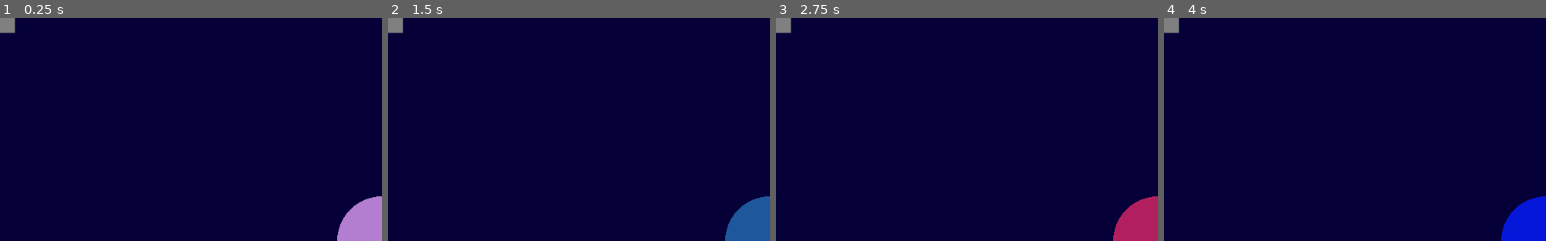
Above: before the commit, frames 1-4 (left to right).
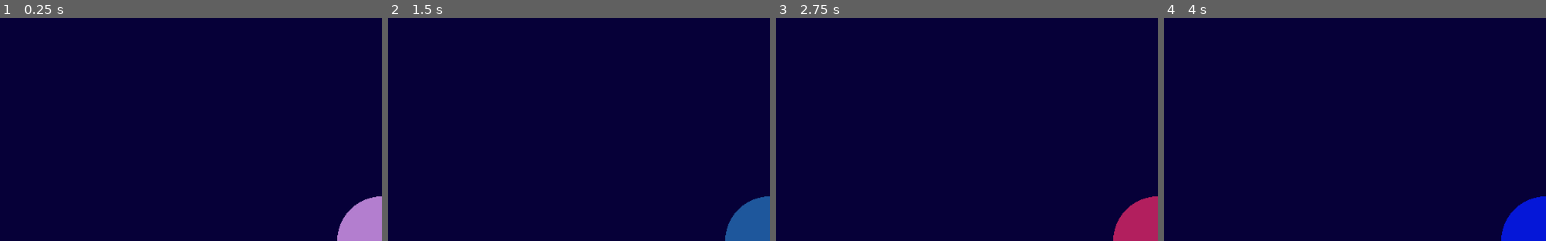
Above: after the commit, the same moments.

Repository: MrEliptik/voice_zombie
Game: Godot game, scene res://game.tscn
Same seed, same stepped clock (60 frames per second), same inputs: the game is played once before the commit and once after it.
Inputs:
- Up to frame 1 (0.25 s): no input
- Up to frame 2 (1.5 s): tap Enter at 0.5 s; tap Space at 1.25 s
- Up to frame 3 (2.75 s): no input
- Up to frame 4 (4 s): tap Enter at 2.75 s; tap Space at 3.5 s
The pictures show only the part of the screen within x 0-50%, y 0-50%; the shares and areas given below are measured in that part.

The runs differ from the first frame. In frame 1, 0.3% of the frame differs, in the area x 0-4%, y 0-7%; in frame 2, 0.3%; in frame 3, 0.3%; in frame 4, 0.3%.
Error after the commit: Attempt to call function 'connect' in base 'null instance' on a null instance. (res://game.gd:64)

Commit message:
death when colliding

Diff:
--- a/game.gd
+++ b/game.gd
@@ -45,6 +45,7 @@
 func _process(_delta):
 	update()
 
+func _physics_process(delta):
 	for i in range($EnemiesContainer.get_child_count()):
 		$EnemiesContainer.get_child(i).move_toward($Player.global_position)
 
@@ -52,11 +53,15 @@
 func _ready():
 	randomize()
 
+
 	effect = AudioServer.get_bus_effect(AudioServer.get_bus_index("Record"), 0)
 	effect.set_recording_active(true)
 
 	get_tree().root.connect("size_changed", self, "_on_viewport_size_changed")
 	spectrum = AudioServer.get_bus_effect_instance(AudioServer.get_bus_index("Record"), 1)
+
+	$Player.global_position = offset
+	$Player/Area2D.connect("body_exited", self, "_on_Area2D_body_entered")
 
 	# Spawn enemies
 	for i in range(ENEMIES_NB):
@@ -70,3 +75,7 @@
 
 func _on_Timer_timeout():
 	color = Color(randf(), randf(), randf())
+
+func _on_Area2D_body_entered(body):
+	print("AAAAAAAAAAA")
+	get_tree().reload_current_scene()
